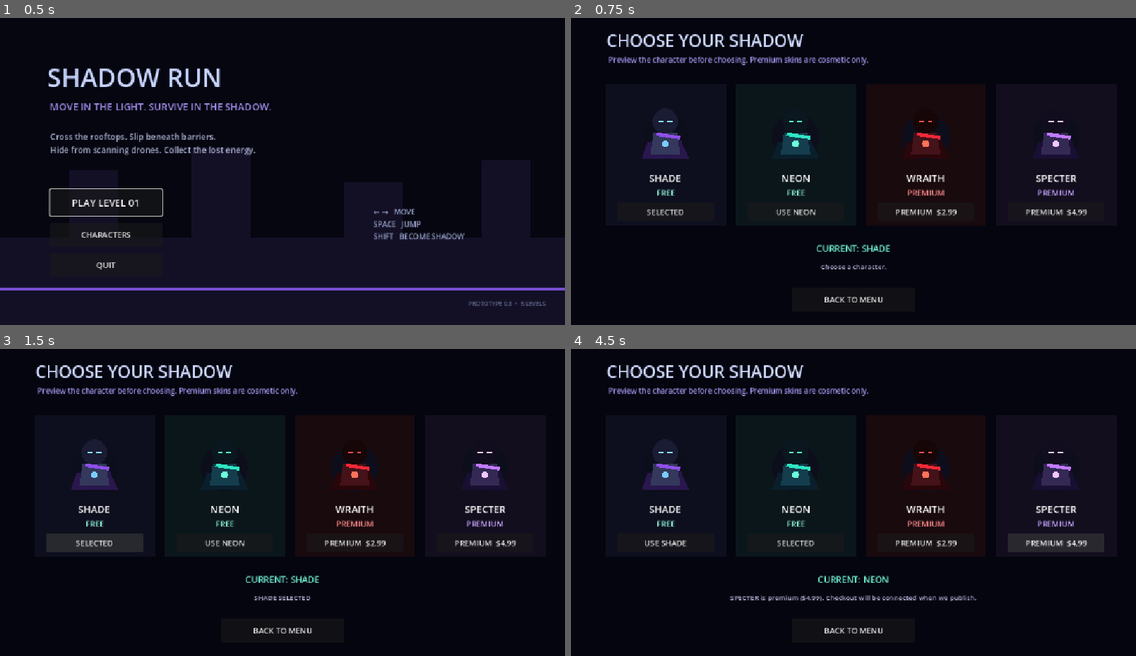
Above: before the commit, frames 1-4 (two rows, left to right).
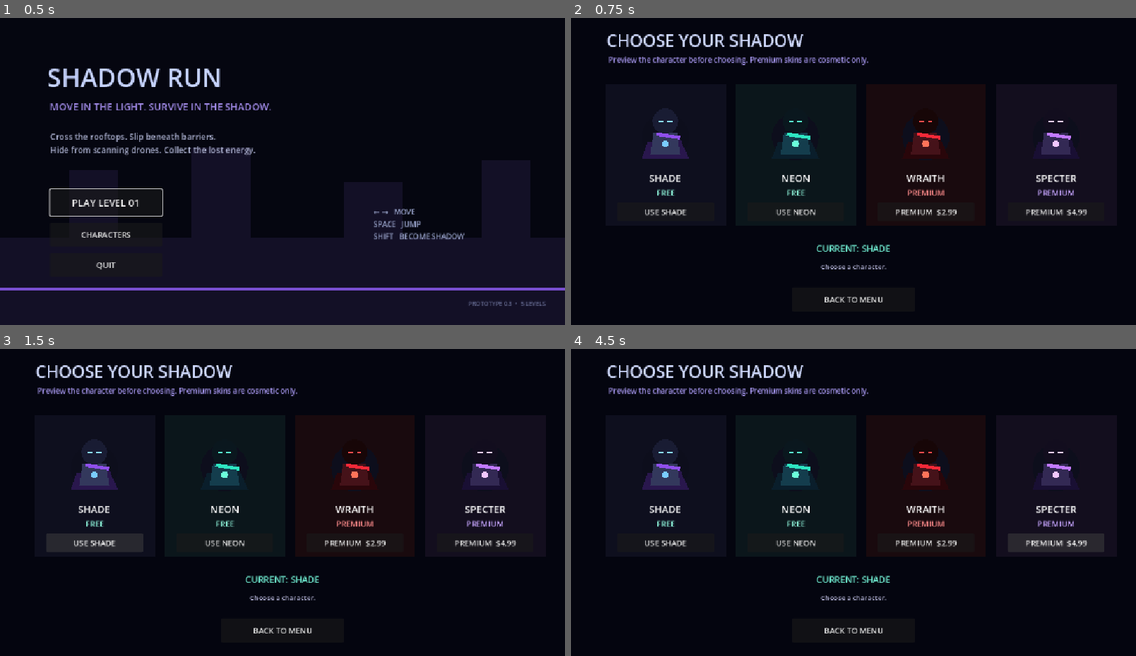
Above: after the commit, the same moments.

Repository: Yass29/shadow-run
Game: Godot game, scene res://main_menu.tscn
Two runs of this game, one before a commit and one after it. Both use one fixed random seed, a clock stepped at 60 frames per second and the inputs below.
Inputs (mouse positions are in pixels of both pictures, inside the frame that each line leads up to):
- Up to frame 1 (0.5 s): no input
- Up to frame 2 (0.75 s): click "CHARACTERS" at 0.5 s
- Up to frame 3 (1.5 s): click (96, 542) at 1.25 s, where only the run before the commit has a clickable "SELECTED"
- Up to frame 4 (4.5 s): click (667, 542) at 2 s, where only the run after the commit has a clickable "USE SHADE"; click "USE NEON" at 2.75 s; click "PREMIUM $2.99" at 3.5 s; click "PREMIUM $4.99" at 4.25 s

Frame 1 is identical in both runs. In frame 2, 0.1% of the frame differs, in the area x 13-21%, y 62-65%; in frame 3, 0.2%; in frame 4, 0.8%, in the area x 28-72%, y 62-83%.
Error after the commit: Cannot call method 'get_children' on a null value. (res://character_select.gd:16)

Commit message:
Build dynamic character shop with shard unlocks

Diff:
--- a/character_select.gd
+++ b/character_select.gd
@@ -1,29 +1,102 @@
 extends Control
 
+const PREVIEW_SCRIPT = preload("res://skin_preview.gd")
+
+@onready var grid: GridContainer = $Scroll/Grid
+@onready var shards_label: Label = $Shards
+@onready var current_label: Label = $Current
 @onready var status: Label = $Status
 
 func _ready() -> void:
-	$ShadeCard/Choose.pressed.connect(func(): choose("shade"))
-	$NeonCard/Choose.pressed.connect(func(): choose("neon"))
-	$WraithCard/Choose.pressed.connect(func(): choose("wraith"))
-	$SpecterCard/Choose.pressed.connect(func(): choose("specter"))
 	$Back.pressed.connect(_back)
-	refresh()
+	build_cards()
+	refresh_header()
+
+func build_cards() -> void:
+	for child in grid.get_children():
+		child.queue_free()
+
+	for skin_id in GameState.SKIN_ORDER:
+		grid.add_child(make_card(skin_id))
+
+func make_card(skin_id: String) -> Control:
+	var skin = GameState.SKINS[skin_id]
+
+	var card := ColorRect.new()
+	card.custom_minimum_size = Vector2(235, 300)
+	card.color = Color(0.055, 0.06, 0.12, 1.0)
+
+	var preview := Control.new()
+	preview.set_script(PREVIEW_SCRIPT)
+	preview.set("skin_id", skin_id)
+	preview.position = Vector2(22, 14)
+	preview.size = Vector2(190, 150)
+	card.add_child(preview)
+
+	var name_label := Label.new()
+	name_label.position = Vector2(12, 165)
+	name_label.size = Vector2(211, 30)
+	name_label.text = str(skin["name"])
+	name_label.horizontal_alignment = HORIZONTAL_ALIGNMENT_CENTER
+	name_label.add_theme_font_size_override("font_size", 20)
+	card.add_child(name_label)
+
+	var type_label := Label.new()
+	type_label.position = Vector2(12, 198)
+	type_label.size = Vector2(211, 25)
+	type_label.horizontal_alignment = HORIZONTAL_ALIGNMENT_CENTER
+
+	if bool(skin["premium"]):
+		type_label.text = "PREMIUM  %s" % skin["price"]
+		type_label.add_theme_color_override("font_color", Color(0.95, 0.62, 1.0, 1.0))
+	elif int(skin["cost"]) > 0:
+		type_label.text = "%d SHARDS" % int(skin["cost"])
+		type_label.add_theme_color_override("font_color", Color(0.55, 0.9, 1.0, 1.0))
+	else:
+		type_label.text = "FREE"
+		type_label.add_theme_color_override("font_color", Color(0.5, 1.0, 0.85, 1.0))
+	card.add_child(type_label)
+
+	var button := Button.new()
+	button.position = Vector2(18, 238)
+	button.size = Vector2(199, 46)
+	button.name = "Choose"
+	button.pressed.connect(func(): choose(skin_id))
+	card.add_child(button)
+
+	if GameState.selected_skin == skin_id:
+		button.text = "SELECTED"
+	elif GameState.is_owned(skin_id):
+		button.text = "USE %s" % skin["name"]
+	elif bool(skin["premium"]):
+		button.text = "PREMIUM  %s" % skin["price"]
+	else:
+		button.text = "UNLOCK  %d ◆" % int(skin["cost"])
+
+	return card
 
 func choose(skin_id: String) -> void:
-	if GameState.select_skin(skin_id):
-		status.text = "%s SELECTED" % GameState.SKINS[skin_id]["name"]
+	var skin = GameState.SKINS[skin_id]
+
+	if GameState.is_owned(skin_id):
+		GameState.select_skin(skin_id)
+		status.text = "%s SELECTED" % skin["name"]
+	elif bool(skin["premium"]):
+		status.text = "%s is premium (%s). Real checkout comes with the web release." % [skin["name"], skin["price"]]
 	else:
-		var skin = GameState.SKINS[skin_id]
-		status.text = "%s is premium (%s). Checkout will be connected when we publish." % [skin["name"], skin["price"]]
-	refresh()
+		var cost := int(skin["cost"])
+		if GameState.purchase_skin(skin_id):
+			GameState.select_skin(skin_id)
+			status.text = "%s UNLOCKED!" % skin["name"]
+		else:
+			status.text = "Need %d shards. You have %d." % [cost, GameState.shadow_shards]
 
-func refresh() -> void:
-	$Current.text = "CURRENT: %s" % GameState.SKINS[GameState.selected_skin]["name"]
-	$ShadeCard/Choose.text = "USE SHADE" if GameState.selected_skin != "shade" else "SELECTED"
-	$NeonCard/Choose.text = "USE NEON" if GameState.selected_skin != "neon" else "SELECTED"
-	$WraithCard/Choose.text = "PREMIUM  $2.99"
-	$SpecterCard/Choose.text = "PREMIUM  $4.99"
+	build_cards()
+	refresh_header()
+
+func refresh_header() -> void:
+	shards_label.text = "◆  %d SHADOW SHARDS" % GameState.shadow_shards
+	current_label.text = "CURRENT: %s" % GameState.SKINS[GameState.selected_skin]["name"]
 
 func _back() -> void:
 	get_tree().change_scene_to_file("res://main_menu.tscn")
